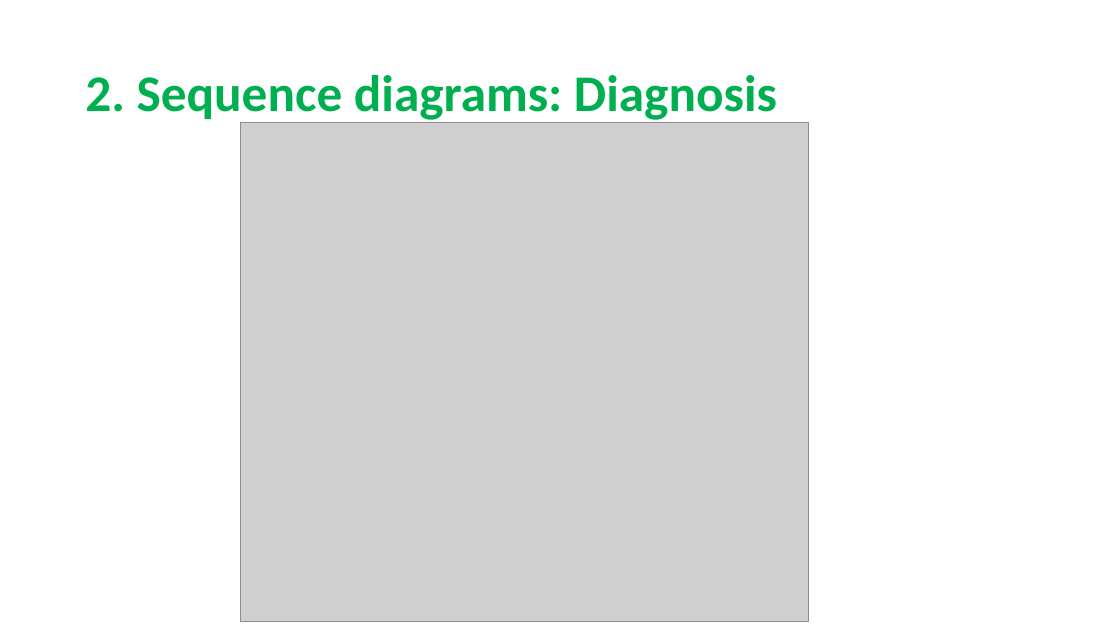
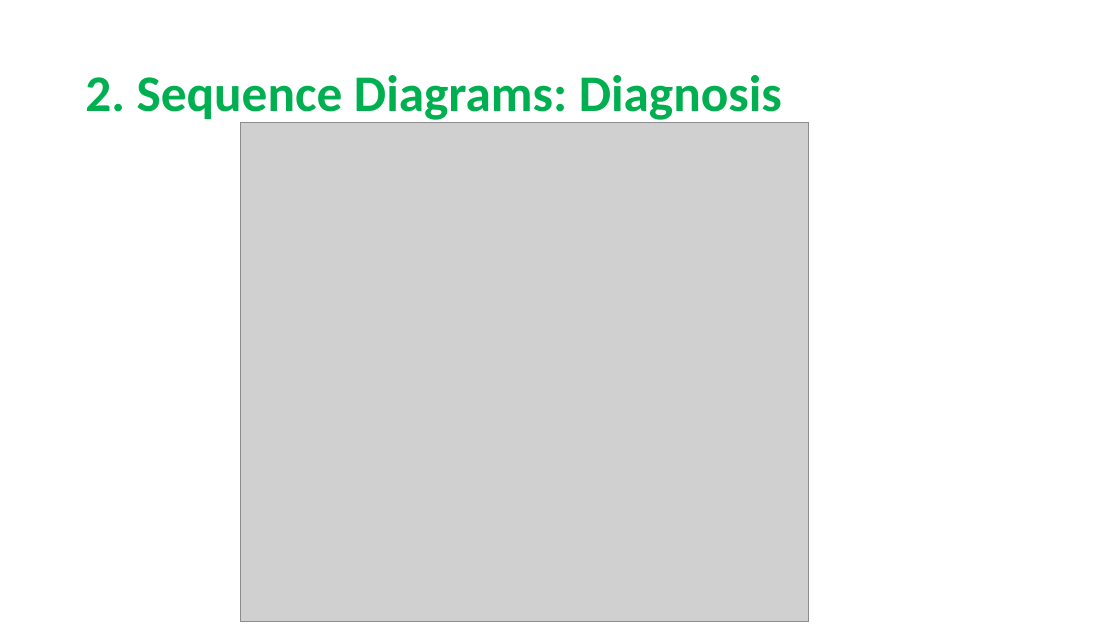
Before and after one commit to sarahmele/ch.bfh.btx8081.w2015.green, a slide deck: slide 7 of doc/task07/unterlagen_task7/Task7.pptx (slide 6 before the commit). Drawn at 1120x630 pixels with LibreOffice and Linux fonts; fonts in the diff are those of the drawing; grey boxes stand for pictures. Boxes give left, top, right and bottom in pixels: in the first picture for what was removed or moved away, otherwise in the second. Text is boxed around its words. In the diff, an @@ line names an element or a change of style, - is before the commit and + after.

```diff
--- a/doc/task07/unterlagen_task7/Task7.pptx
+++ b/doc/task07/unterlagen_task7/Task7.pptx
@@ title at box(85, 75, 782, 123): text changed @@
-2. Sequence diagrams: Diagnosis
+2. Sequence Diagrams: Diagnosis
```
Also in this commit, not shown: 6 other slides changed, 2 slides added, 1 slide removed, 4 other files.
